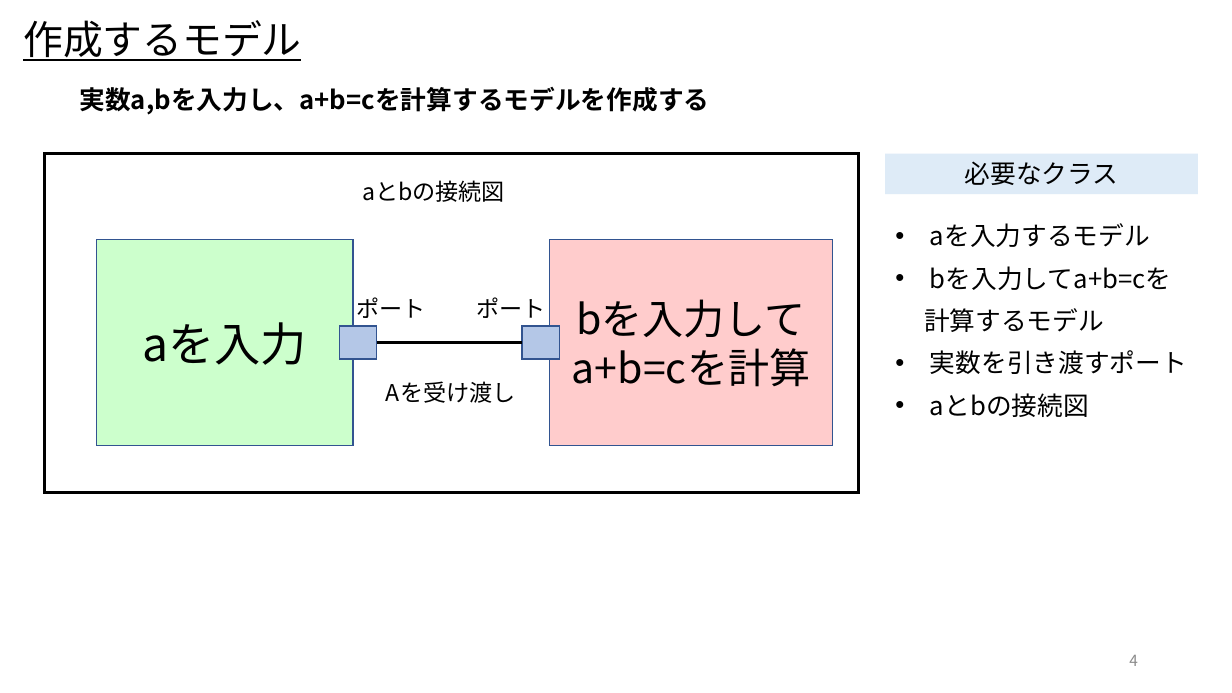
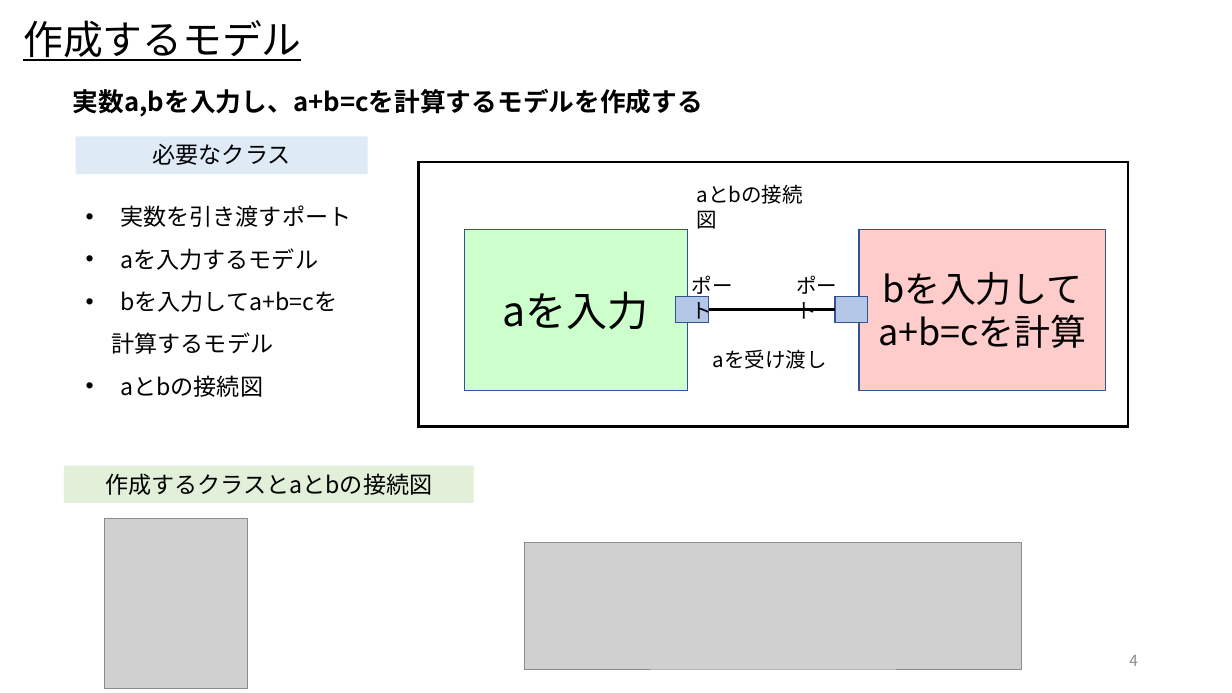
Before and after one commit to UedaShigenori/OpenModelica_Tutorials_Ja, a slide deck: slide 4 of 5_CustomizeModel3_OnePlusOne/OpenModelica_Tutorials_5.pptx. Drawn at 1232x693 pixels with LibreOffice and Linux fonts; fonts in the diff are those of the drawing; grey boxes stand for pictures. Boxes give left, top, right and bottom in pixels: in the first picture for what was removed or moved away, otherwise in the second. Text is boxed around its words. In the diff, an @@ line names an element or a change of style, - is before the commit and + after.

Commit message:
OM1.14のチュートリアル1-5まで完成

```diff
--- a/5_CustomizeModel3_OnePlusOne/OpenModelica_Tutorials_5.pptx
+++ b/5_CustomizeModel3_OnePlusOne/OpenModelica_Tutorials_5.pptx
@@ text "実数a,bを入力し、a+b=cを計算するモデルを作成する": place and size @@
-text "実数a,bを入力し、a+b=cを計算するモデルを作成する" at [79, 87, 709, 115]
+text "実数a,bを入力し、a+b=cを計算するモデルを作成する" at [73, 89, 703, 117]
@@ rectangle "必要なクラス": place and size @@
-rectangle "必要なクラス" at [885, 153, 1199, 194]
+rectangle "必要なクラス" at [76, 137, 368, 175]
@@ rectangle "必要なクラス" at [76, 137, 368, 175]: size 20 to 18 pt @@
@@ rectangle: place and size @@
-rectangle at [44, 153, 859, 492]
+rectangle at [419, 162, 1128, 427]
@@ text "aとbの接続図": place and size @@
-text "aとbの接続図" at [362, 180, 505, 202]
+text "aとbの接続図" at [688, 177, 829, 207]
@@ text "実数を引き渡すポート": place and size @@
-text "実数を引き渡すポート" at [924, 223, 1187, 417]
+text "実数を引き渡すポート" at [112, 205, 351, 397]
@@ text at [120, 205, 351, 227]: paragraph added @@
+• 実数を引き渡すポート
@@ rectangle "aを入力": place and size @@
-rectangle "aを入力" at [96, 239, 353, 445]
+rectangle "aを入力" at [464, 229, 688, 390]
@@ rectangle "aを入力" at [464, 229, 688, 390]: size 36 to 32 pt @@
@@ rectangle "bを入力して": place and size @@
-rectangle "bを入力して" at [550, 239, 833, 445]
+rectangle "bを入力して" at [860, 229, 1106, 390]
@@ rectangle "bを入力して" at [860, 229, 1106, 390]: size 32 to 28 pt @@
@@ text at [112, 248, 337, 397]: size 20 to 18 pt in "aを入力するモデル", "bを入力してa+b=cを", "計算するモデル", "aとbの接続図" @@
@@ text "ポート": place and size @@
-text "ポート" at [356, 297, 425, 318]
+text "ポート" at [692, 275, 733, 324]
@@ size 18 to 16 pt in 3 elements at [688, 177, 829, 207], [692, 275, 733, 324], [796, 275, 837, 319] @@
@@ text "ポート": place and size @@
-text "ポート" at [476, 297, 545, 318]
+text "ポート" at [796, 275, 837, 319]
@@ rectangle: place and size @@
-rectangle at [339, 326, 377, 360]
+rectangle at [676, 297, 708, 323]
@@ rectangle: place and size @@
-rectangle at [522, 326, 560, 360]
+rectangle at [836, 297, 868, 323]
@@ line moved from (377, 343) - (522, 343) to (709, 310) - (836, 310) @@
@@ text at [713, 349, 827, 369]: text changed; size 18 to 16 pt @@
-Aを受け渡し
+aを受け渡し
@@ text at [930, 350, 1187, 374]: paragraph removed @@
-• 実数を引き渡すポート
@@ rectangle added at [64, 466, 474, 503], fill #E2F0D9, 18 pt, text #000000 @@
+作成するクラスとaとbの接続図
@@ picture added at [104, 518, 248, 689] @@
@@ picture added at [525, 543, 1021, 669] @@
```
Also in this commit, not shown: 1 other file.
